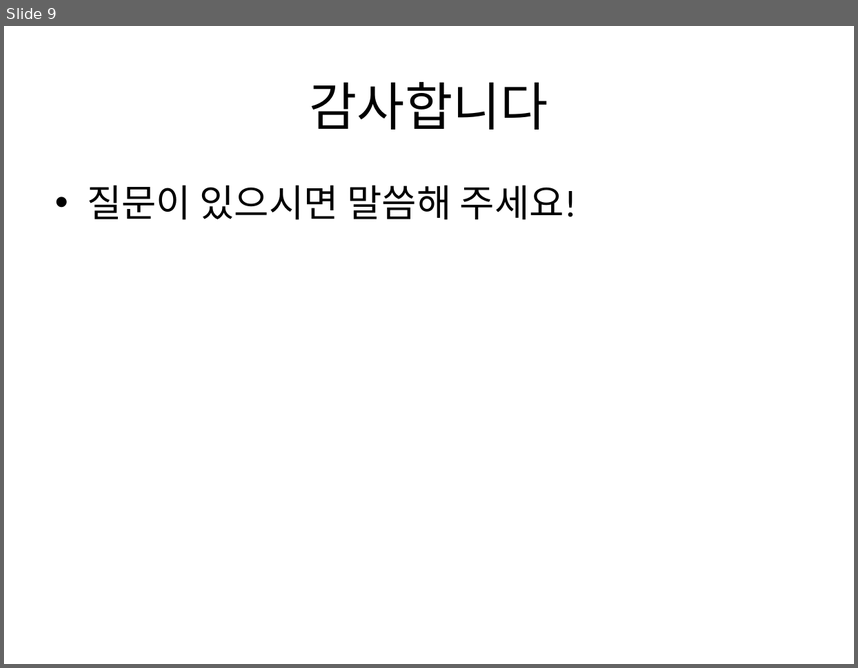
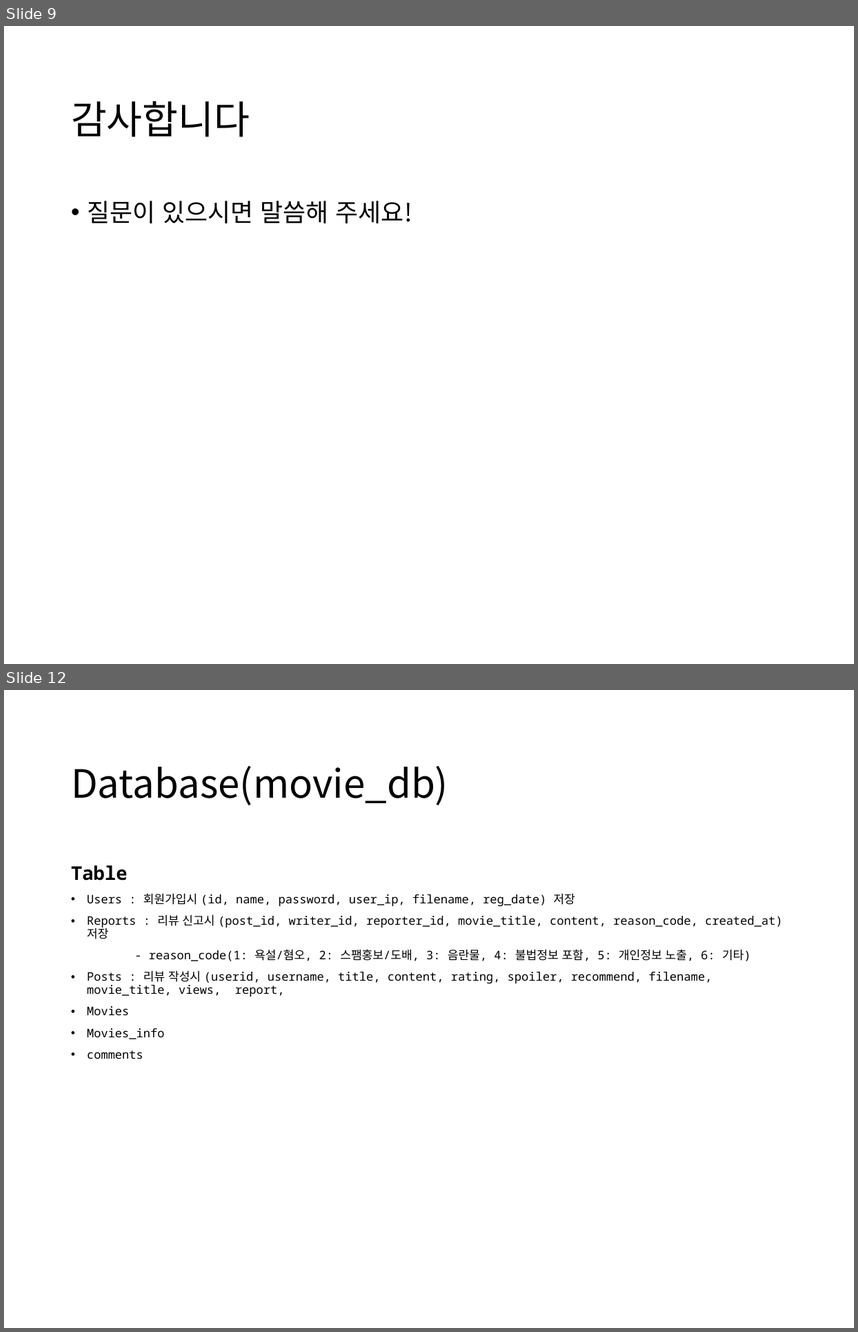
Before and after one commit to junhyuk000/PopcornAPP, a slide deck: MovieInfoAPP_Presentation.pptx. Shown one above the other, each under a label of ours: slide 9 before the commit, slides 9 and 12 after it; the slides between them are not shown. The pictures are 858x668 and 858x1332 pixels, drawn with LibreOffice and Linux fonts; fonts in the diff are those of the drawing. Boxes give left, top, right and bottom in pixels: in the first picture for what was removed or moved away, otherwise in the second. Text is boxed around its words. In the diff, an @@ line names an element or a change of style, - is before the commit and + after.

```diff
--- a/MovieInfoAPP_Presentation.pptx
+++ b/MovieInfoAPP_Presentation.pptx
@@ slide 12 added at box(4, 690, 854, 1328), background #FFFFFF @@
@@ title added at box(71, 766, 448, 805), 33 pt, text #000000 @@
+Database(movie_db)
@@ text added at box(71, 865, 783, 1058), 10 pt, text #000000 @@
+Table
+• Users : 회원가입시 (id, name, password, user_ip, filename, reg_date) 저장
+• Reports : 리뷰 신고시 (post_id, writer_id, reporter_id, movie_title, content, reason_code, created_at) 저장
+- reason_code(1: 욕설/혐오, 2: 스팸홍보/도배, 3: 음란물, 4: 불법정보 포함, 5: 개인정보 노출, 6: 기타)
+• Posts : 리뷰 작성시 (userid, username, title, content, rating, spoiler, recommend, filename, movie_title, views, report,
+• Movies
+• Movies_info
+• comments
@@ slide 9 changed as well @@
@@ title "감사합니다": place and size @@
-title "감사합니다" at box(310, 82, 548, 129)
+title "감사합니다" at box(71, 101, 250, 137)
@@ title "감사합니다" at box(71, 101, 250, 137): size 44 to 33 pt, font Calibri to Noto Sans CJK KR; alignment centre to left; line spacing 1 to 0.9 @@
@@ text "질문이 있으시면 말씀해 주세요!": place and size @@
-text "질문이 있으시면 말씀해 주세요!" at box(87, 185, 577, 220)
+text "질문이 있으시면 말씀해 주세요!" at box(87, 201, 412, 223)
@@ text "질문이 있으시면 말씀해 주세요!" at box(87, 201, 412, 223): size 32 to 21 pt, font Calibri to Noto Sans CJK KR; indent changed; line spacing 1 to 0.9; more space between paragraphs @@
```
Also in this commit, not shown: 9 other slides changed, 6 other slides added, 2 other files.
